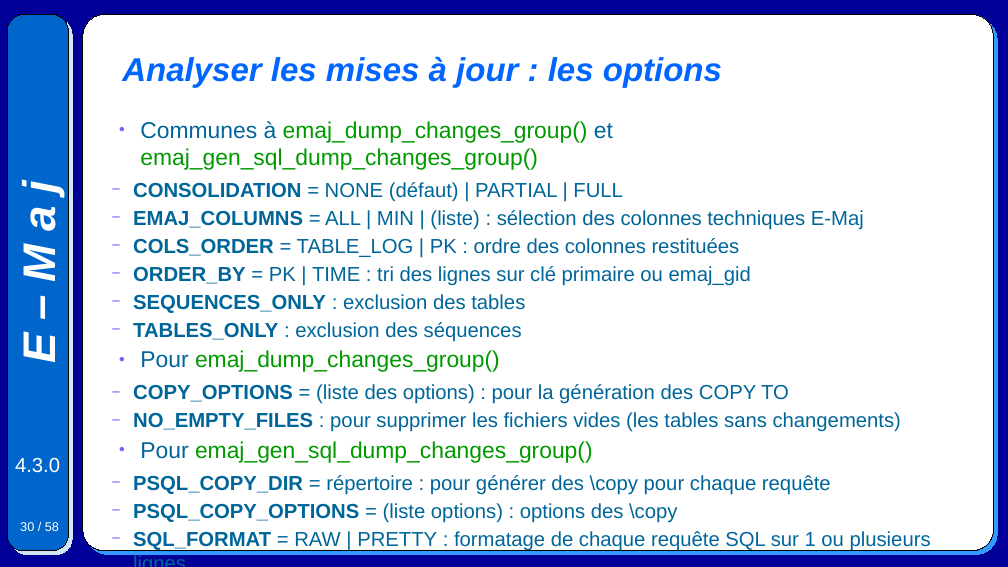
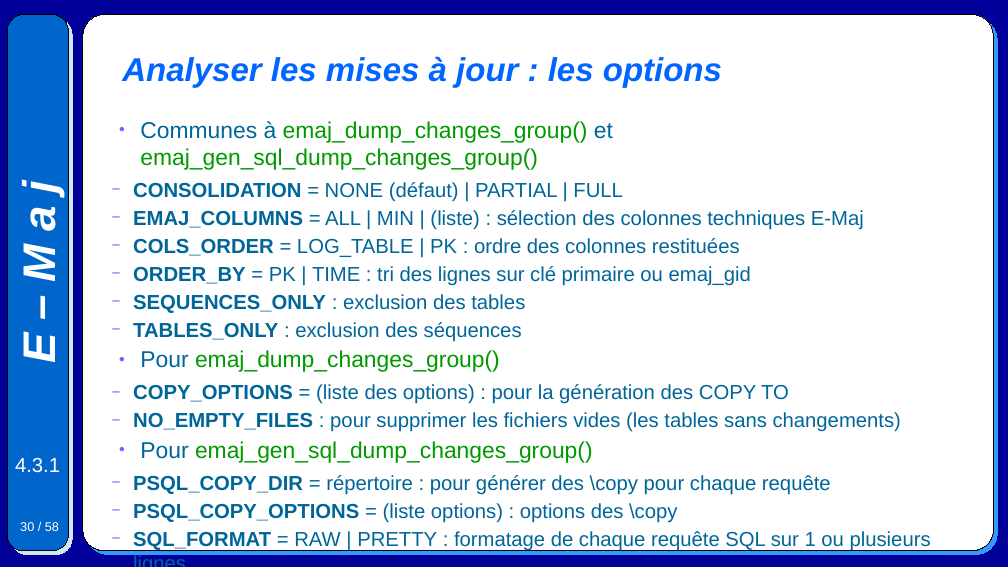
Before and after one commit to beaud76/emaj_doc, a slide deck: slide 30 of Emaj.devel_pres_fr.odp. Drawn at 1008x567 pixels with LibreOffice and Linux fonts; fonts in the diff are those of the drawing. Boxes give left, top, right and bottom in pixels: in the first picture for what was removed or moved away, otherwise in the second. Text is boxed around its words. In the diff, an @@ line names an element or a change of style, - is before the commit and + after.

```diff
--- a/Emaj.devel_pres_fr.odp
+++ b/Emaj.devel_pres_fr.odp
@@ text at (133,238,740,257): text changed @@
-  − COLS_ORDER = TABLE_LOG | PK : ordre des colonnes restituées
+  − COLS_ORDER = LOG_TABLE | PK : ordre des colonnes restituées
@@ text at (15,458,60,473): text changed @@
-4.3.0
+4.3.1
```
Also in this commit, not shown: 56 other slides changed, 6 other files.
